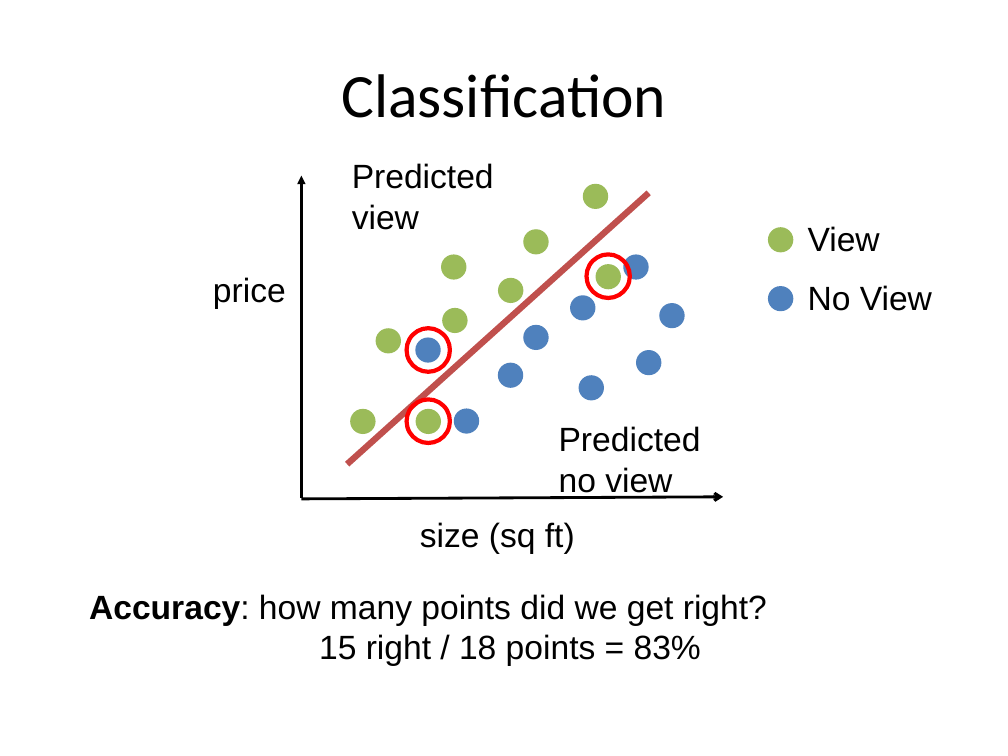
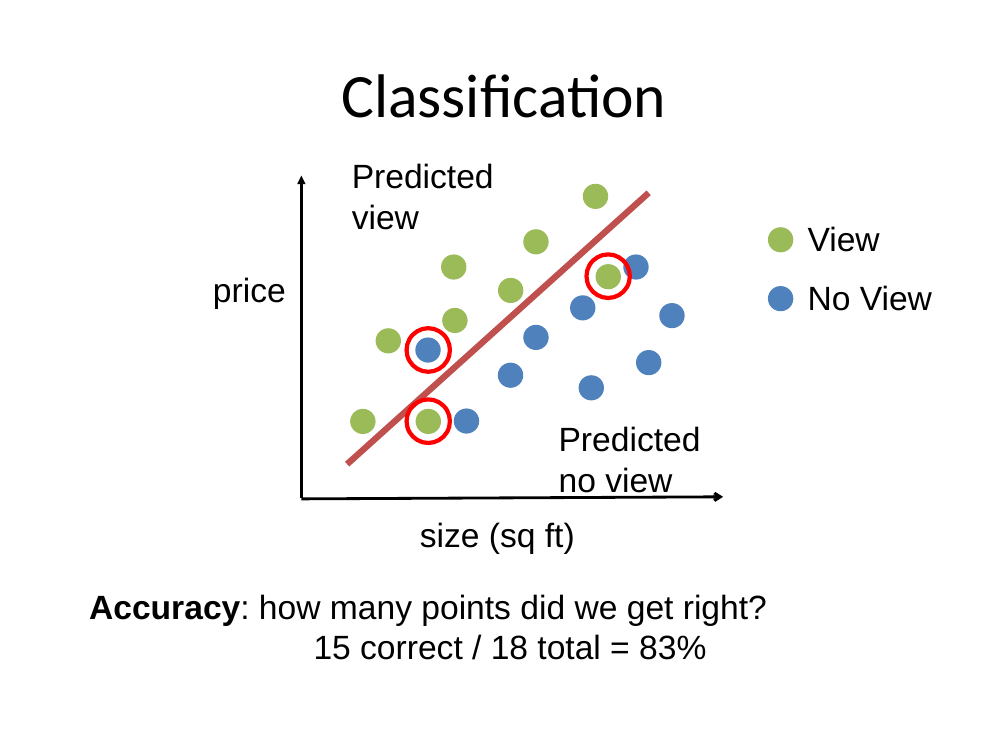
Before and after one commit to aloksharma1993/techfest-ml-tutorial, a slide deck: slide 17 of Techfest_ML.pptx. Drawn at 1008x756 pixels with LibreOffice and Linux fonts; fonts in the diff are those of the drawing. Boxes give left, top, right and bottom in pixels: in the first picture for what was removed or moved away, otherwise in the second. Text is boxed around its words. In the diff, an @@ line names an element or a change of style, - is before the commit and + after.

```diff
--- a/Techfest_ML.pptx
+++ b/Techfest_ML.pptx
@@ text at (x1=314, y1=634, x2=706, y2=660): text changed @@
-15 right / 18 points = 83%
+15 correct / 18 total = 83%
```
Also in this commit, not shown: 6 other slides changed.
